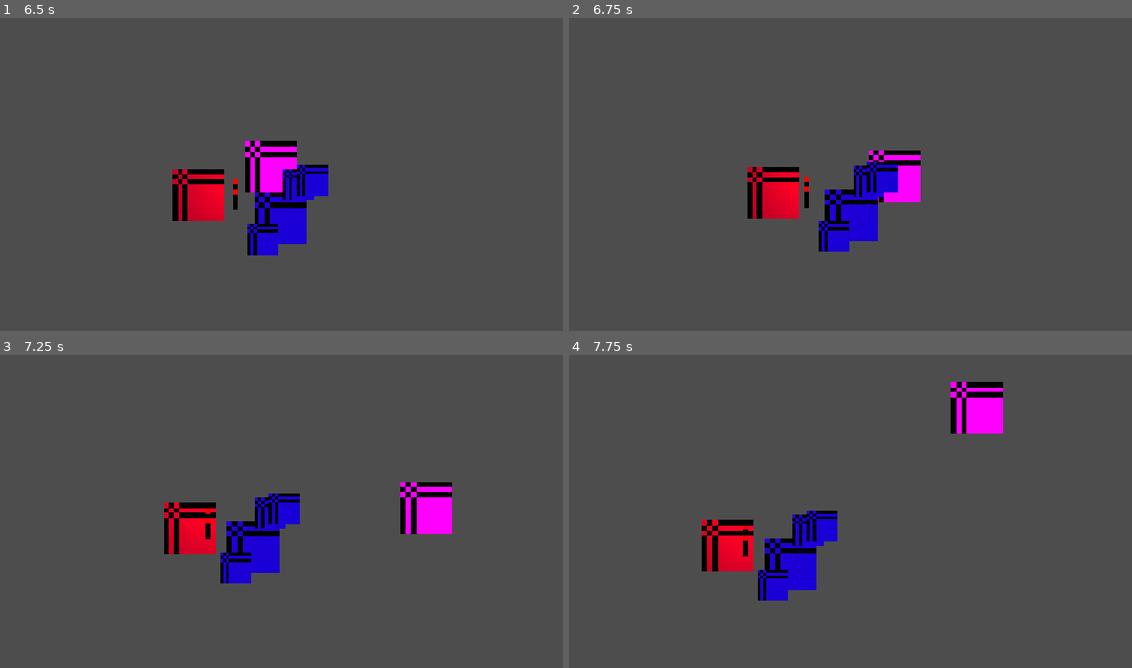
Above: before the commit, frames 1-4 (two rows, left to right).
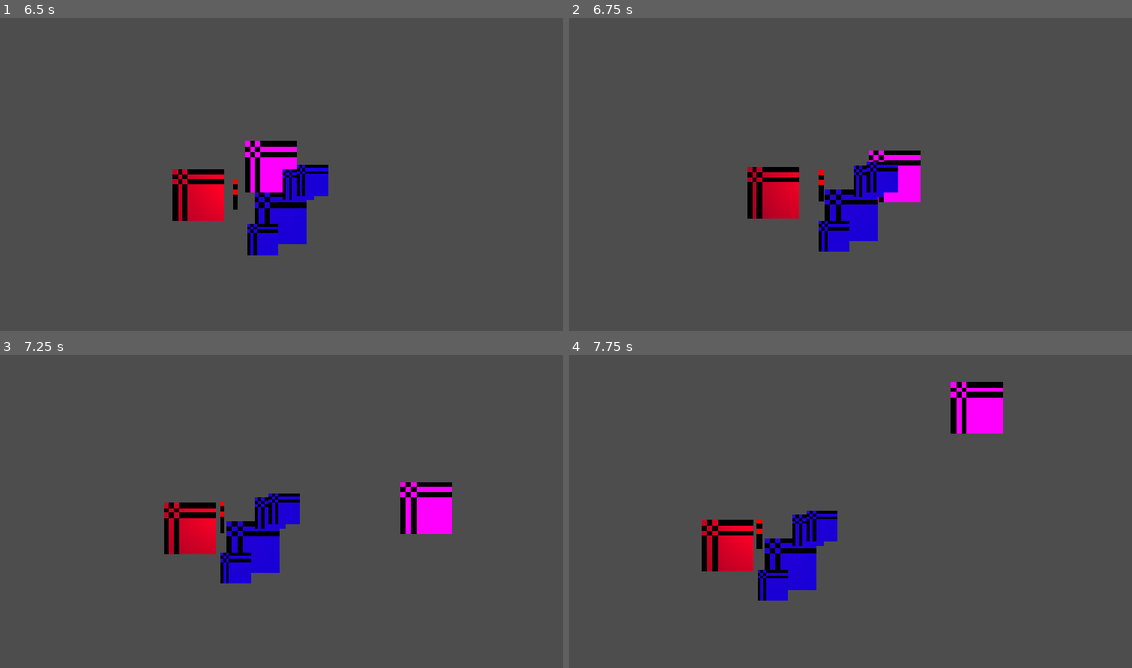
Above: after the commit, the same moments.

Repository: anqilique/GDGJam2-2025
Game: Godot game, scene res://Scenes/start_menu.tscn
Same seed, same stepped clock (60 frames per second), same inputs: the game is played once before the commit and once after it.
Inputs (mouse positions are in pixels of both pictures, inside the frame that each line leads up to):
- Up to frame 1 (6.5 s): click "PLAY" at 0.5 s; move the mouse to (422, 168) at 1.27 s; hold D (fire_cat_move_right) 1.28-2.03 s; hold . (yarn_cat_pass_torch) 1.28-2.03 s; click (422, 168) at 1.35 s; move the mouse to (174, 202) at 2.02 s; hold S (fire_cat_move_down) 2.03-2.78 s; tap . (yarn_cat_pass_torch) at 2.1, 3.6, 5.1 s; click (174, 202) at 2.3 s; move the mouse to (354, 111) at 2.77 s; hold D (fire_cat_move_right) 2.78-3.53 s; hold . (yarn_cat_pass_torch) 2.78-3.53 s; click (354, 111) at 2.85 s; move the mouse to (264, 252) at 3.52 s; hold W (fire_cat_move_up) 3.53-4.28 s; click (264, 252) at 3.8 s; move the mouse to (472, 237) at 4.27 s; hold . (yarn_cat_pass_torch) 4.28-5.03 s; hold A (fire_cat_move_left) 4.28-5.78 s; click (472, 237) at 4.35 s; move the mouse to (112, 136) at 5.02 s; click (112, 136) at 5.3 s; move the mouse to (320, 187) at 5.77 s; hold S (fire_cat_move_down) from 5.78 s (still down); hold . (yarn_cat_pass_torch) from 5.78 s (still down); click (320, 187) at 5.85 s
- Up to frame 2 (6.75 s): move the mouse to (771, 102) at 6.52 s; release S (fire_cat_move_down) at 6.53 s; release . (yarn_cat_pass_torch) at 6.53 s; hold D (fire_cat_move_right) from 6.53 s (still down); tap . (yarn_cat_pass_torch) at 6.6 s
- Up to frame 3 (7.25 s): keep holding D (fire_cat_move_right); click (202, 439) at 6.8 s
- Up to frame 4 (7.75 s): move the mouse to (991, 505) at 7.27 s; release D (fire_cat_move_right) at 7.28 s; hold W (fire_cat_move_up) from 7.28 s (still down); hold . (yarn_cat_pass_torch) from 7.28 s (still down); click (991, 505) at 7.35 s

Frame 1 is identical in both runs. In frame 2, 0.2% of the frame differs, in the area x 41-46%, y 48-61%; in frame 3, 0.1%; in frame 4, 0.2%, in the area x 30-35%, y 52-65%.

Commit message:
Pass Torch

Diff:
--- a/Scenes/Torch.tscn
+++ b/Scenes/Torch.tscn
@@ -22,7 +22,7 @@
 radius = 1.0
 height = 8.0
 
-[node name="Torch" type="CharacterBody2D"]
+[node name="Torch" type="CharacterBody2D" groups=["Torch"]]
 collision_layer = 0
 collision_mask = 0
 script = ExtResource("1_wced7")
--- a/Scenes/main.tscn
+++ b/Scenes/main.tscn
@@ -1,11 +1,11 @@
 [gd_scene load_steps=7 format=3 uid="uid://cdk4cbpxqy2j5"]
 
-[ext_resource type="Script" uid="uid://bcrdf5jxhxnun" path="res://Scripts/main.gd" id="1_jjgbg"]
+[ext_resource type="Script" uid="uid://bcrdf5jxhxnun" path="res://Scripts/Main.gd" id="1_jjgbg"]
 [ext_resource type="PackedScene" uid="uid://r7jxd36vluqq" path="res://Scenes/fire_cat.tscn" id="2_bo1nx"]
 [ext_resource type="Script" uid="uid://cha0dey3px8f1" path="res://Scripts/CameraController.gd" id="2_kry3j"]
 [ext_resource type="PackedScene" uid="uid://2t5bc1akjdes" path="res://Scenes/yarn_cat.tscn" id="3_8gbba"]
 [ext_resource type="PackedScene" uid="uid://clawv8kask8pi" path="res://Scenes/shadow.tscn" id="4_jjvhh"]
-[ext_resource type="PackedScene" uid="uid://bm0xq7m4hiuve" path="res://Scenes/Torch.tscn" id="5_21xkr"]
+[ext_resource type="PackedScene" uid="uid://bm0xq7m4hiuve" path="res://Scenes/torch.tscn" id="5_21xkr"]
 
 [node name="Main" type="Node2D"]
 script = ExtResource("1_jjgbg")
--- a/Scenes/yarn_piece.tscn
+++ b/Scenes/yarn_piece.tscn
@@ -1,6 +1,6 @@
 [gd_scene load_steps=4 format=3 uid="uid://xbpb81mvi081"]
 
-[ext_resource type="Script" uid="uid://bbi0oy675kllc" path="res://Scripts/yarn_piece.gd" id="1_tbdu7"]
+[ext_resource type="Script" uid="uid://bbi0oy675kllc" path="res://Scripts/YarnPiece.gd" id="1_tbdu7"]
 
 [sub_resource type="PlaceholderTexture2D" id="PlaceholderTexture2D_i1ekx"]
 size = Vector2(10, 10)
--- a/Scripts/Torch.gd
+++ b/Scripts/Torch.gd
@@ -9,15 +9,20 @@
 var target : Node2D
 
 func _ready() -> void:
-	target = get_tree().get_first_node_in_group("YarnCat")
+	target = get_tree().get_first_node_in_group(Globals.torch_holder)
+
+
+func change_target(new_target):
+	target = get_tree().get_first_node_in_group(Globals.torch_holder)
 
 
 func _process(delta: float) -> void:
-	var distance_to_target := transform.origin.distance_to(target.transform.origin)
+	if target:
+		var distance_to_target := transform.origin.distance_to(target.transform.origin)
 
-	if distance_to_target > MAX_DISTANCE:
-		transform.origin = lerp(transform.origin, target.transform.origin, TORCH_MOVE_SPEED)
+		if distance_to_target > MAX_DISTANCE:
+			transform.origin = lerp(transform.origin, target.transform.origin, TORCH_MOVE_SPEED)
 
-	# if it gets too close the torch gets pushed away a little
-	elif distance_to_target <= MAX_DISTANCE-2:
-		transform.origin = lerp(transform.origin, (target.transform.origin + transform.origin), delta)
+		# if it gets too close the torch gets pushed away a little
+		elif distance_to_target <= MAX_DISTANCE-2:
+			transform.origin = lerp(transform.origin, (target.transform.origin + transform.origin), delta)
--- a/Scripts/YarnCat/Pass_Torch.gd
+++ b/Scripts/YarnCat/Pass_Torch.gd
@@ -5,9 +5,17 @@
 var in_range : bool
 
 func _process(_delta):
-	if (Input.is_action_pressed("yarn_cat_pass_torch") and in_range):
+	if (Input.is_action_just_released("yarn_cat_pass_torch") and in_range):
 		print("passed torch!!!!!!!!!!!!!!!!!!!!!!!!!1")
-		pass
+
+		match Globals.torch_holder:
+			"YarnCat":
+				Globals.torch_holder = "FireCat"
+			"FireCat":
+				Globals.torch_holder = "YarnCat"
+
+		var torch = get_tree().get_first_node_in_group("Torch")
+		torch.change_target(Globals.torch_holder)
 
 
 func _on_area_entered(area2d: Area2D):
--- a/Scripts/YarnCat/YarnCat.gd
+++ b/Scripts/YarnCat/YarnCat.gd
@@ -13,7 +13,6 @@
 	if get_node("StateMachine").current_state.name != "YCatDeath":
 		if Input.is_action_just_pressed("yarn_cat_drop_yarn") and can_drop:
 			var new_yarn = yarn_piece.instantiate()
-			var cat_position = global_position
 
 			new_yarn.position.x = randf_range(global_position.x - 10, global_position.x + 10)
 			new_yarn.position.y = randf_range(global_position.y - 10, global_position.y + 10)
--- a/project.godot
+++ b/project.godot
@@ -28,6 +28,7 @@
 FireCat=""
 YarnCat=""
 Shadow=""
+Torch=""
 
 [input]
 
@@ -71,15 +72,19 @@
 "events": [Object(InputEventKey,"resource_local_to_scene":false,"resource_name":"","device":-1,"window_id":0,"alt_press …(195 unchanged characters)…
 ]
 }
+yarn_cat_drop_yarn={
+"deadzone": 0.2,
+"events": [Object(InputEventMouseButton,"resource_local_to_scene":false,"resource_name":"","device":-1,"window_id":0,"alt_pressed":false,"shift_pressed":false,"ctrl_pressed":false,"meta_pressed":false,"button_mask":1,"position":Vector2(133, 16),"global_position":Vector2(142, 64),"factor":1.0,"button_index":1,"canceled":false,"pressed":true,"double_click":false,"script":null)
+]
+}
 yarn_cat_pass_torch={
 "deadzone": 0.2,
 "events": [Object(InputEventKey,"resource_local_to_scene":false,"resource_name":"","device":-1,"window_id":0,"alt_press …(191 unchanged characters)…
 ]
 }
-yarn_cat_drop_yarn={
+get_colliding_bodies()={
 "deadzone": 0.2,
-"events": [Object(InputEventMouseButton,"resource_local_to_scene":false,"resource_name":"","device":-1,"window_id":0,"alt_pressed":false,"shift_pressed":false,"ctrl_pressed":false,"meta_pressed":false,"button_mask":1,"position":Vector2(133, 16),"global_position":Vector2(142, 64),"factor":1.0,"button_index":1,"canceled":false,"pressed":true,"double_click":false,"script":null)
-]
+"events": []
 }
 
 [rendering]
Renamed: Scripts/yarn_piece.gd -> Scripts/YarnPiece.gd
Renamed: Scripts/yarn_piece.gd.uid -> Scripts/YarnPiece.gd.uid
